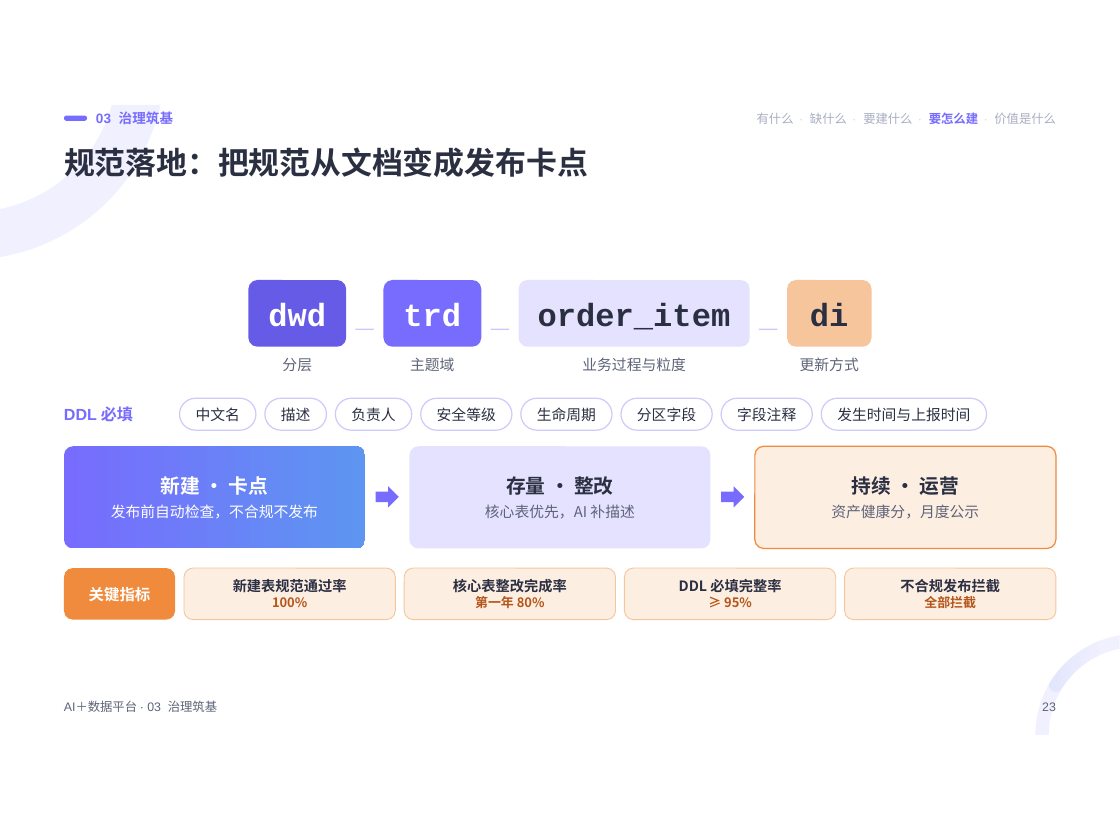
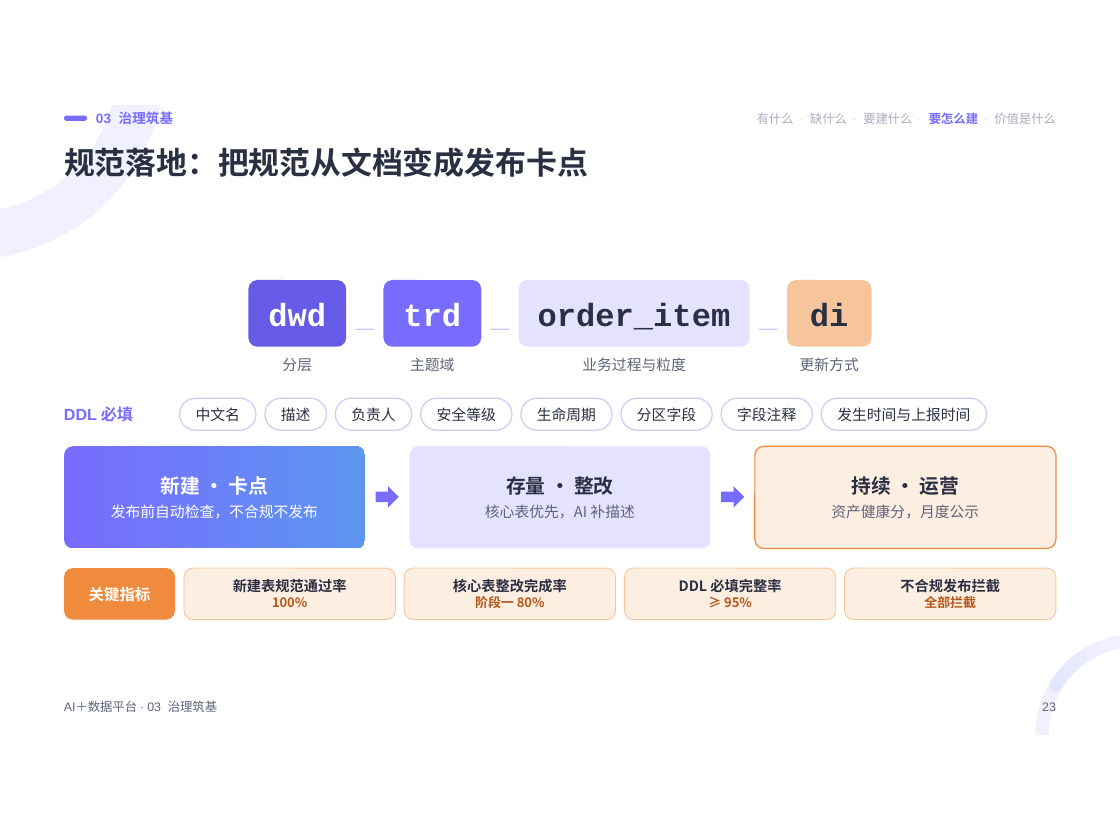
Before and after one commit to keanying/relevance, a slide deck: slide 23 of AI＋数据平台.pptx. Drawn at 1120x840 pixels with LibreOffice and Linux fonts; fonts in the diff are those of the drawing. Boxes give left, top, right and bottom in pixels: in the first picture for what was removed or moved away, otherwise in the second. Text is boxed around its words. In the diff, an @@ line names an element or a change of style, - is before the commit and + after.

```diff
--- a/AI＋数据平台.pptx
+++ b/AI＋数据平台.pptx
@@ text in rounded rectangle at (475,596,545,608): text changed @@
-第一年 80%
+阶段一 80%
```
Also in this commit, not shown: 13 other slides changed, 1 other file.
